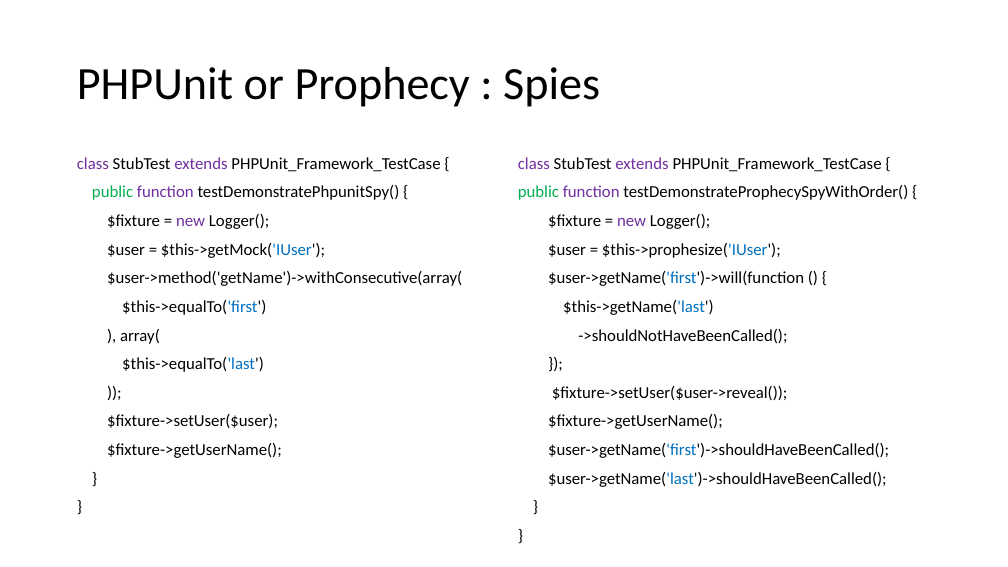
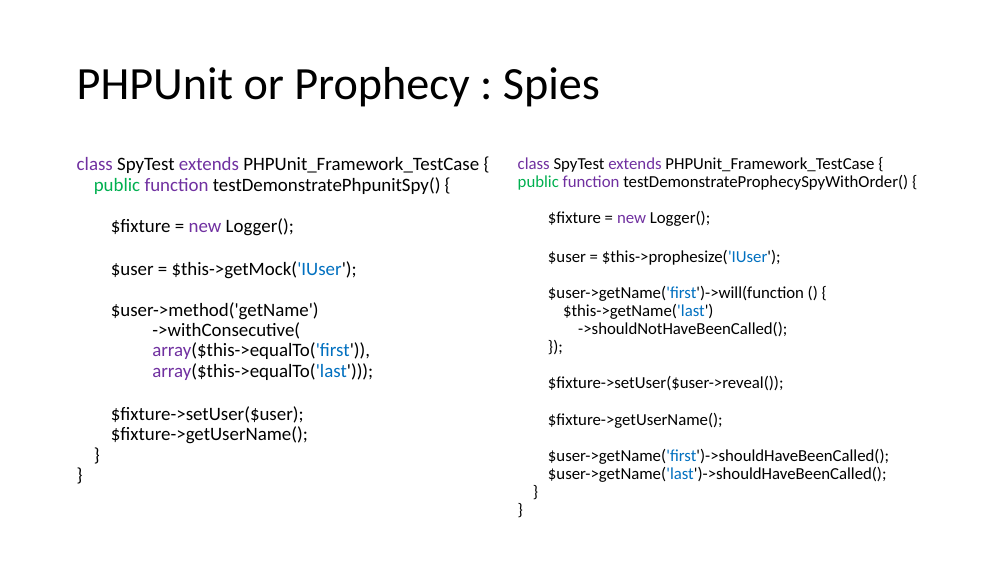
Before and after one commit to docljn/phpunit-or-prophecy-for-mocks, a slide deck: slide 49 of Creating Unit Test Mocks - PHPUnit or Prophecy.pptx (slide 48 before the commit). Drawn at 1008x567 pixels with LibreOffice and Linux fonts; fonts in the diff are those of the drawing. Boxes give left, top, right and bottom in pixels: in the first picture for what was removed or moved away, otherwise in the second. Text is boxed around its words. In the diff, an @@ line names an element or a change of style, - is before the commit and + after.

Commit message:
Worked with mock object unit tests

```diff
--- a/Creating Unit Test Mocks - PHPUnit or Prophecy.pptx
+++ b/Creating Unit Test Mocks - PHPUnit or Prophecy.pptx
@@ text at box(77, 157, 479, 173): text changed; size 16 to 18 pt @@
-class StubTest extends PHPUnit_Framework_TestCase {
+class SpyTest extends PHPUnit_Framework_TestCase {
@@ text at box(94, 177, 441, 444): size 16 to 18 pt in "public function testDemonstratePhpunitSpy() {", "$fixture = new Logger();", "$user = $this->getMock('IUser');", "$fixture->setUser($user);" and 3 more places; less space between paragraphs @@
@@ text at box(518, 157, 874, 172): text changed @@
-class StubTest extends PHPUnit_Framework_TestCase {
+class SpyTest extends PHPUnit_Framework_TestCase {
@@ text at box(518, 175, 908, 482): less space between paragraphs @@
@@ text at box(111, 302, 373, 380): text changed; size 16 to 18 pt @@
-$user->method('getName')->withConsecutive(array(
-$this->equalTo('first')
-), array(
-$this->equalTo('last')
-));
+$user->method('getName')
+->withConsecutive(
+array($this->equalTo('first')),
+array($this->equalTo('last')));
```
Also in this commit, not shown: 48 other slides changed, 5 slides added, 4 slides removed, 5 other files.
